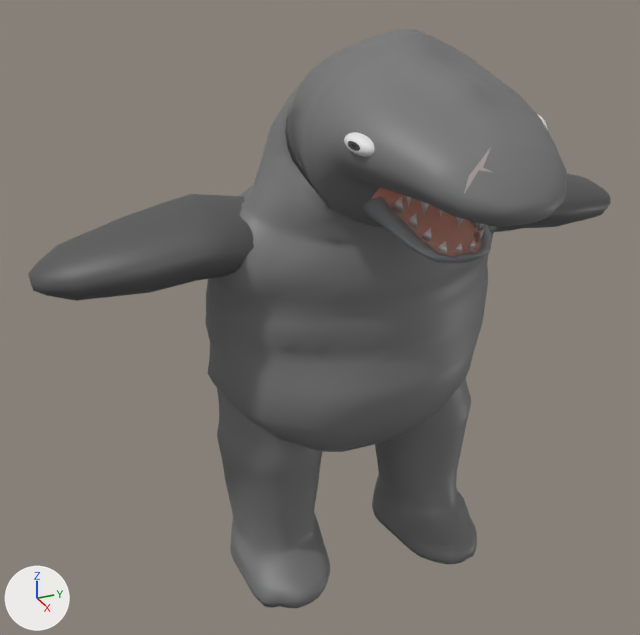
What one commit did to the Blender file TresFabulasGeniales/Assets/Modelos/Personajes/naifes/NAIFEblend.blend.
Before and after are seen from a camera (50 mm lens) standing at (13.05, -7.67, 3.29) and looking at (-1.94, -0.93, -4.21). Arrows for +X, +Y and +Z are at lower left; the lights stay in place.
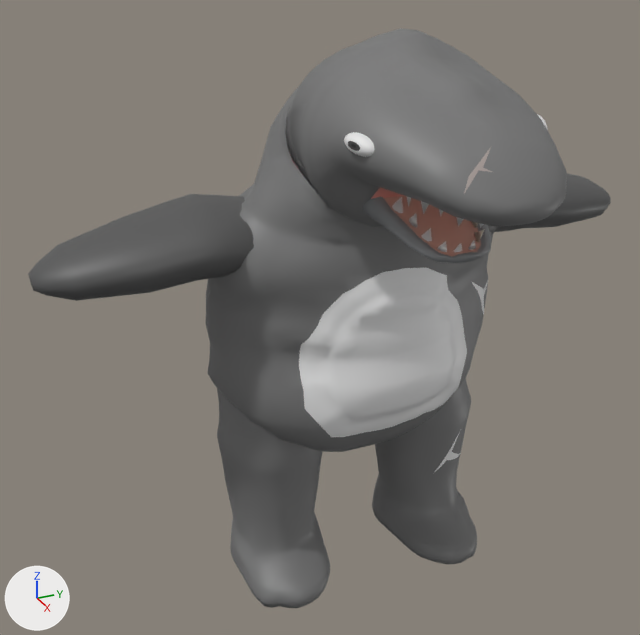
What the commit changed:
Material 'Material.029' (mat_material_029) is new.
Its base color is (0.8, 0.8, 0.8) (white #e7e7e7).
Material 'Material.026' (mat_material_026) is new.
Its base color is (0.8, 0.8, 0.8) (white #e7e7e7).
Material 'Material.030' (mat_material_030) is new.
Its base color is (0.8, 0.8, 0.8) (white #e7e7e7).
Material 'Material.028' (mat_material_028) is new.
Its base color is (0.8, 0.8, 0.8) (white #e7e7e7).
Material 'Material.024' (mat_material_024) is new.
Its base color is (0.8, 0.8, 0.8) (white #e7e7e7).
Material 'Material.025' (mat_material_025) is new.
Its base color is (0.24, 0.24, 0.24) (grey #868686).
Material 'Material.027' (mat_material_027) is new.
Its base color is (0.8, 0.8, 0.8) (white #e7e7e7).
me_cylinder is used by ob_cylinder; location (-2.62, 0.14, -2.2); rotation (1.571, 0.0, 0.0), in degrees (90, 0, 0); scale (0.835, 0.41, 1.32).
me_cylinder had 6847 vertices, 6584 faces and spanned x -3.9..7.0, y -20.1..9.1, z -4.9..4.9.
me_cylinder now has 7182 vertices, 6901 faces and spans x -3.9..7.0, y -20.1..9.1, z -4.9..4.9.
me_cylinder part 1: 33 vertices moved from x 2.2..3.0, y -8.9..-2.0, z -1.1..1.4 to x 1.9..2.8, y -9.7..-1.6, z -1.4..1.5; 24 vertices removed from x 2.2..2.9, y -9.0..-2.0, z -1.1..1.4; 352 vertices added at x -3.2..3.1, y -15.3..-1.4, z -2.2..2.4.
me_cylinder part 2: 6 faces spanning x 1.9..2.7, y -9.6..-3.3, z -1.4..1.4 switch from mat_material_002 (grey #777777) to mat_material_024 (white #e7e7e7).
me_cylinder now uses material mat_material_025 (grey #868686).
me_cylinder now uses material mat_material_026 (white #e7e7e7).
me_cylinder now uses material mat_material_027 (white #e7e7e7).
me_cylinder now uses material mat_material_028 (white #e7e7e7).
me_cylinder now uses material mat_material_029 (white #e7e7e7).
me_cylinder now uses material mat_material_030 (white #e7e7e7).

Location of each change, [x1, y1, x2, y2] in pixels of the pictures (640 x 635 px):
part 1 of me_cylinder, built on: before [280, 261, 471, 440]; after [205, 250, 488, 480]
part 2 of me_cylinder, recoloured: before [397, 395, 422, 417]; after [392, 416, 416, 427]
